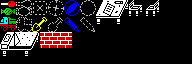
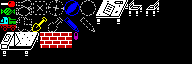
Revision of a layered w=192, h=64 image; what changed, layer by layer:
painted on "test-tiles.png" over [74, 32, 78, 40]
